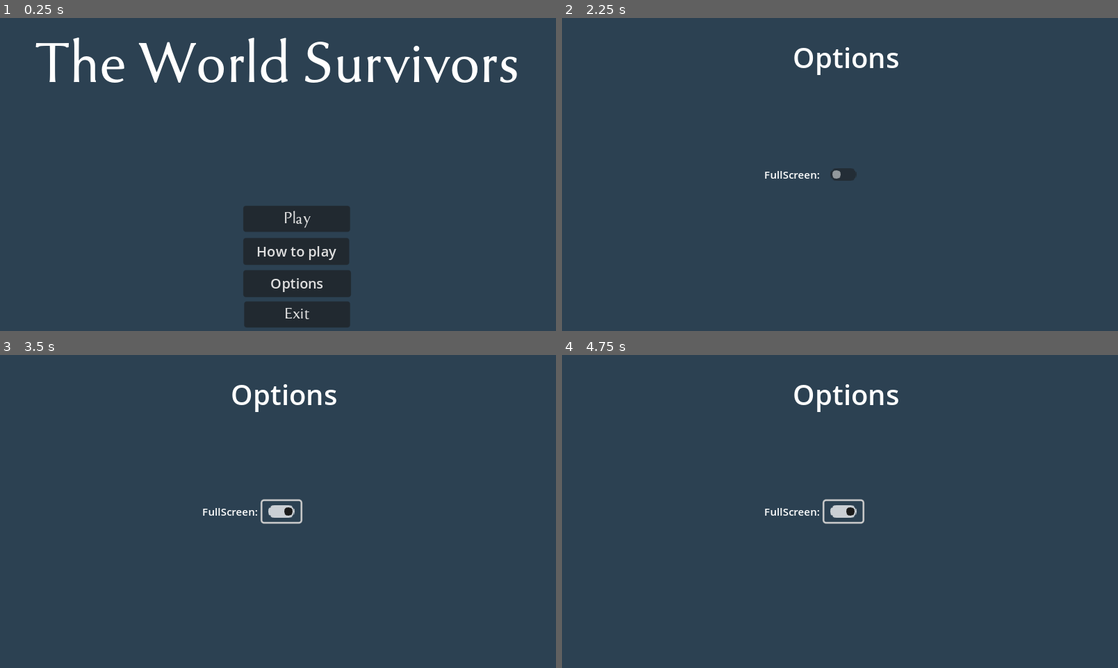
Above: before the commit, frames 1-4 (two rows, left to right).
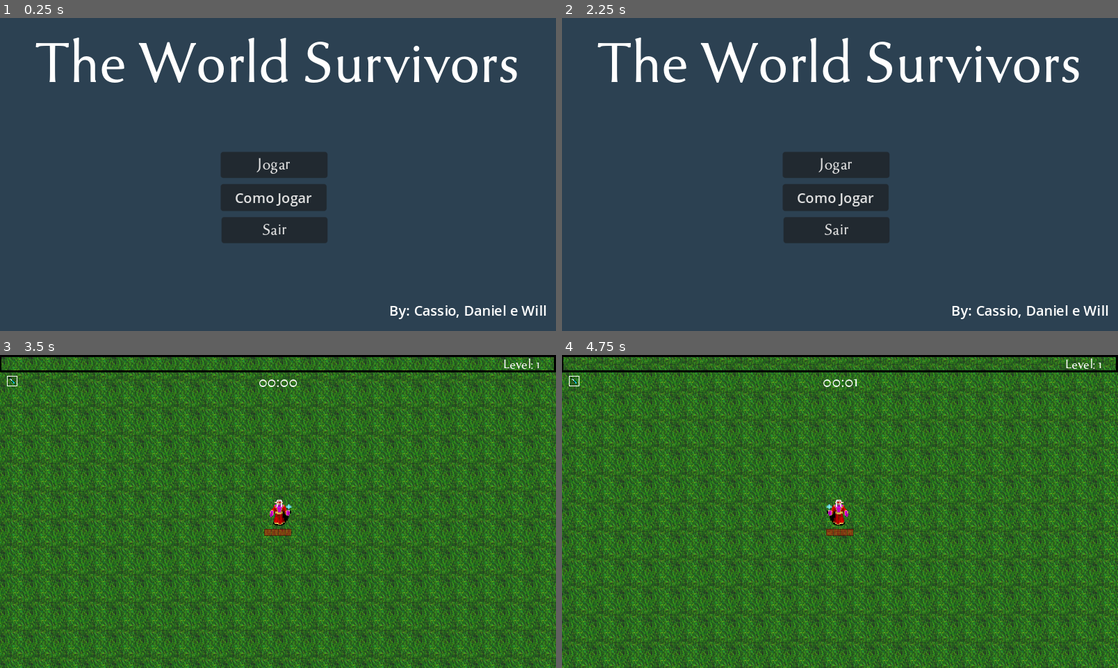
Above: after the commit, the same moments.

Repository: Daniel-Oliveira-de-Freitas/The-World-Survivors
Game: Godot game, scene res://TitleScreen/menu.tscn
Same seed, same stepped clock (60 frames per second), same inputs: the game is played once before the commit and once after it. Sound files missing from this copy of the repository are replaced by a short silence.
Inputs (mouse positions are in pixels of both pictures, inside the frame that each line leads up to):
- Up to frame 1 (0.25 s): no input
- Up to frame 2 (2.25 s): click "How to play" (after the commit: "Como Jogar") at 0.5 s; click (1084, 309) at 1.25 s, where only the run after the commit has a clickable "Voltar"; click (856, 284) at 2 s, where only the run before the commit has a clickable "Options"
- Up to frame 3 (3.5 s): click (283, 511) at 2.77 s
- Up to frame 4 (4.75 s): move the mouse to (962, 495) at 3.52 s; hold D (right) 3.53-4.28 s; click (962, 495) at 3.6 s; move the mouse to (728, 527) at 4.27 s; hold S (down) from 4.28 s (still down); click (728, 527) at 4.35 s

The runs differ from the first frame. In frame 1, 9.0% of the frame differs, in the area x 39-99%, y 42-99%; in frame 2, 8.2%; in frame 3, 100%, in the area x 0-100%, y 0-100%; in frame 4, 100%.
Error before the commit: Parse Error: Cannot find member "window_fullscreen" in base "OS". (res://TitleScreen/Options.gd:10)

Commit message:
aplicando melhorias no menu

Diff:
--- a/TitleScreen/Options.gd
+++ b/TitleScreen/HowToPlay.gd
@@ -6,5 +6,5 @@
 	pass # Replace with function body.
 
 
-func _on_full_screen_toogle_pressed():
-	OS.window_fullscreen = !OS.window_fullscreen;
+func _on_button_pressed():
+	get_tree().change_scene_to_file('res://TitleScreen/menu.tscn')
--- /dev/null
+++ b/TitleScreen/HowToPlay.tscn
@@ -0,0 +1,45 @@
+[gd_scene load_steps=2 format=3 uid="uid://cewfyhxt72cp0"]
+
+[ext_resource type="Script" path="res://TitleScreen/HowToPlay.gd" id="1_yqxu0"]
+
+[node name="Options" type="Control"]
+layout_mode = 3
+anchors_preset = 15
+anchor_right = 1.0
+anchor_bottom = 1.0
+grow_horizontal = 2
+grow_vertical = 2
+script = ExtResource("1_yqxu0")
+metadata/_edit_horizontal_guides_ = [201.0]
+metadata/_edit_vertical_guides_ = [331.0]
+
+[node name="ColorRect" type="ColorRect" parent="."]
+offset_left = -2.0
+offset_top = -16.0
+offset_right = 681.0
+offset_bottom = 397.0
+color = Color(0.172549, 0.254902, 0.321569, 1)
+
+[node name="optionsTitle" type="RichTextLabel" parent="."]
+offset_left = 232.0
+offset_top = 60.0
+offset_right = 426.0
+offset_bottom = 107.0
+theme_override_font_sizes/normal_font_size = 32
+text = "Como Jogar"
+
+[node name="Label" type="Label" parent="."]
+offset_left = 49.0
+offset_top = 190.0
+offset_right = 600.0
+offset_bottom = 216.0
+text = "Para movimentar o jogador utilize as telcas W, S, A, D ou teclas de cetas"
+
+[node name="Button" type="Button" parent="Label"]
+offset_left = 525.0
+offset_top = 130.0
+offset_right = 580.0
+offset_bottom = 161.0
+text = "Voltar"
+
+[connection signal="pressed" from="Label/Button" to="." method="_on_button_pressed"]
--- a/TitleScreen/Options.tscn
+++ /dev/null
@@ -1,45 +0,0 @@
-[gd_scene load_steps=2 format=3 uid="uid://b7nke8dlo1l7y"]
-
-[ext_resource type="Script" path="res://TitleScreen/Options.gd" id="1_yqxu0"]
-
-[node name="Options" type="Control"]
-layout_mode = 3
-anchors_preset = 15
-anchor_right = 1.0
-anchor_bottom = 1.0
-grow_horizontal = 2
-grow_vertical = 2
-script = ExtResource("1_yqxu0")
-metadata/_edit_horizontal_guides_ = [201.0]
-metadata/_edit_vertical_guides_ = [331.0]
-
-[node name="ColorRect" type="ColorRect" parent="."]
-offset_left = -2.0
-offset_top = -16.0
-offset_right = 681.0
-offset_bottom = 397.0
-color = Color(0.172549, 0.254902, 0.321569, 1)
-
-[node name="optionsTitle" type="RichTextLabel" parent="."]
-offset_left = 266.0
-offset_top = 23.0
-offset_right = 396.0
-offset_bottom = 70.0
-theme_override_font_sizes/normal_font_size = 32
-text = "Options"
-
-[node name="fullScreenToogle" type="CheckButton" parent="."]
-offset_left = 302.0
-offset_top = 168.0
-offset_right = 326.0
-offset_bottom = 192.0
-
-[node name="fullscreenText" type="RichTextLabel" parent="."]
-offset_left = 233.0
-offset_top = 171.0
-offset_right = 298.0
-offset_bottom = 189.0
-theme_override_font_sizes/normal_font_size = 12
-text = "FullScreen:"
-
-[connection signal="pressed" from="fullScreenToogle" to="." method="_on_full_screen_toogle_pressed"]
--- a/TitleScreen/menu.gd
+++ b/TitleScreen/menu.gd
@@ -14,3 +14,7 @@
 
 func _on_btn_options_pressed():
 	var _level = get_tree().change_scene_to_file(options)
+
+
+func _on_btn_how_to_play_pressed():
+	get_tree().change_scene_to_file('res://TitleScreen/HowToPlay.tscn')
--- a/TitleScreen/menu.tscn
+++ b/TitleScreen/menu.tscn
@@ -14,6 +14,7 @@
 script = ExtResource("1_cwtjw")
 
 [node name="ColorRect" type="ColorRect" parent="."]
+layout_mode = 0
 offset_left = -17.0
 offset_top = -20.0
 offset_right = 666.0
@@ -21,6 +22,7 @@
 color = Color(0.172549, 0.254902, 0.321569, 1)
 
 [node name="Label" type="Label" parent="."]
+layout_mode = 0
 offset_top = 8.0
 offset_right = 640.0
 offset_bottom = 108.0
@@ -31,33 +33,37 @@
 vertical_alignment = 1
 
 [node name="btn_play" parent="." instance=ExtResource("2_8l8in")]
-offset_left = 280.0
-offset_top = 216.0
-offset_right = 403.0
-offset_bottom = 246.0
-text = "Play"
+layout_mode = 0
+offset_left = 254.0
+offset_top = 154.0
+offset_right = 377.0
+offset_bottom = 184.0
+text = "Jogar"
 
 [node name="btn_exit" parent="." instance=ExtResource("2_8l8in")]
-offset_left = 281.0
-offset_top = 326.0
-offset_right = 403.0
-offset_bottom = 356.0
-text = "Exit"
+layout_mode = 0
+offset_left = 255.0
+offset_top = 229.0
+offset_right = 377.0
+offset_bottom = 259.0
+text = "Sair"
 
 [node name="btn_howToPlay" type="Button" parent="."]
-offset_left = 280.0
-offset_top = 253.0
-offset_right = 402.0
-offset_bottom = 284.0
-text = "How to play"
+layout_mode = 0
+offset_left = 254.0
+offset_top = 191.0
+offset_right = 376.0
+offset_bottom = 222.0
+text = "Como Jogar"
 
-[node name="btn_options" type="Button" parent="."]
-offset_left = 280.0
-offset_top = 290.0
-offset_right = 404.0
-offset_bottom = 321.0
-text = "Options"
+[node name="Label2" type="Label" parent="."]
+layout_mode = 0
+offset_left = 448.0
+offset_top = 325.0
+offset_right = 629.0
+offset_bottom = 351.0
+text = "By: Cassio, Daniel e Will"
 
 [connection signal="click_end" from="btn_play" to="." method="_on_btn_play_click_end"]
 [connection signal="click_end" from="btn_exit" to="." method="_on_btn_exit_click_end"]
-[connection signal="pressed" from="btn_options" to="." method="_on_btn_options_pressed"]
+[connection signal="pressed" from="btn_howToPlay" to="." method="_on_btn_how_to_play_pressed"]
